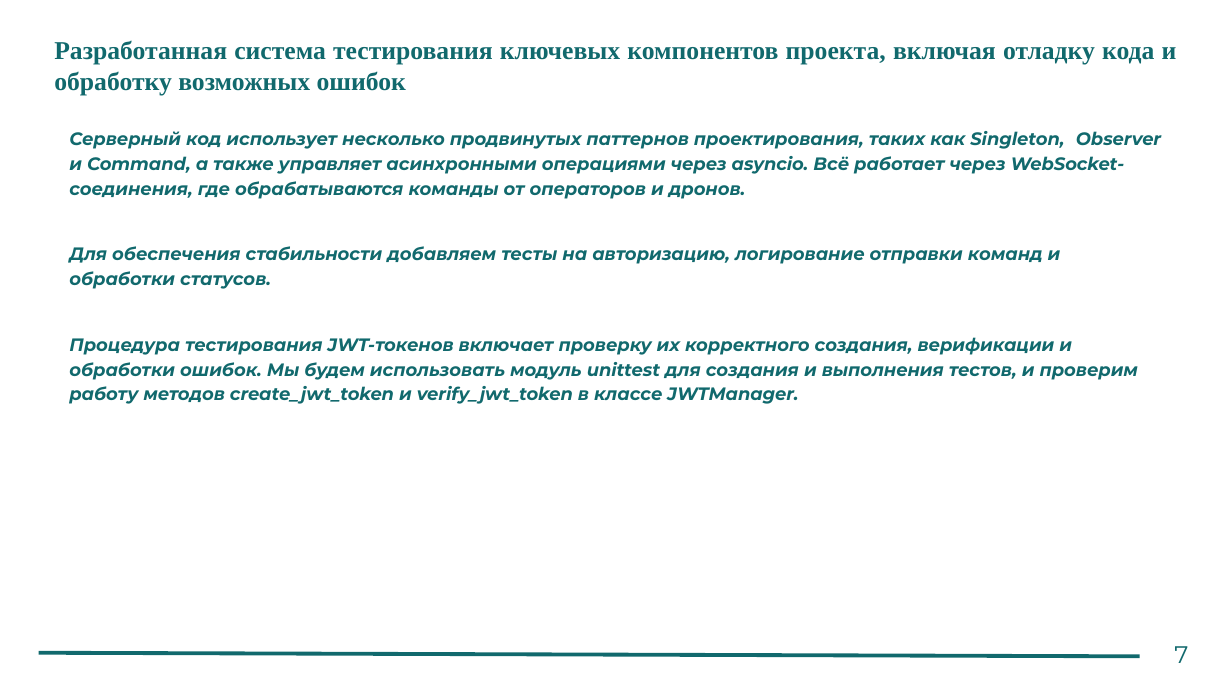
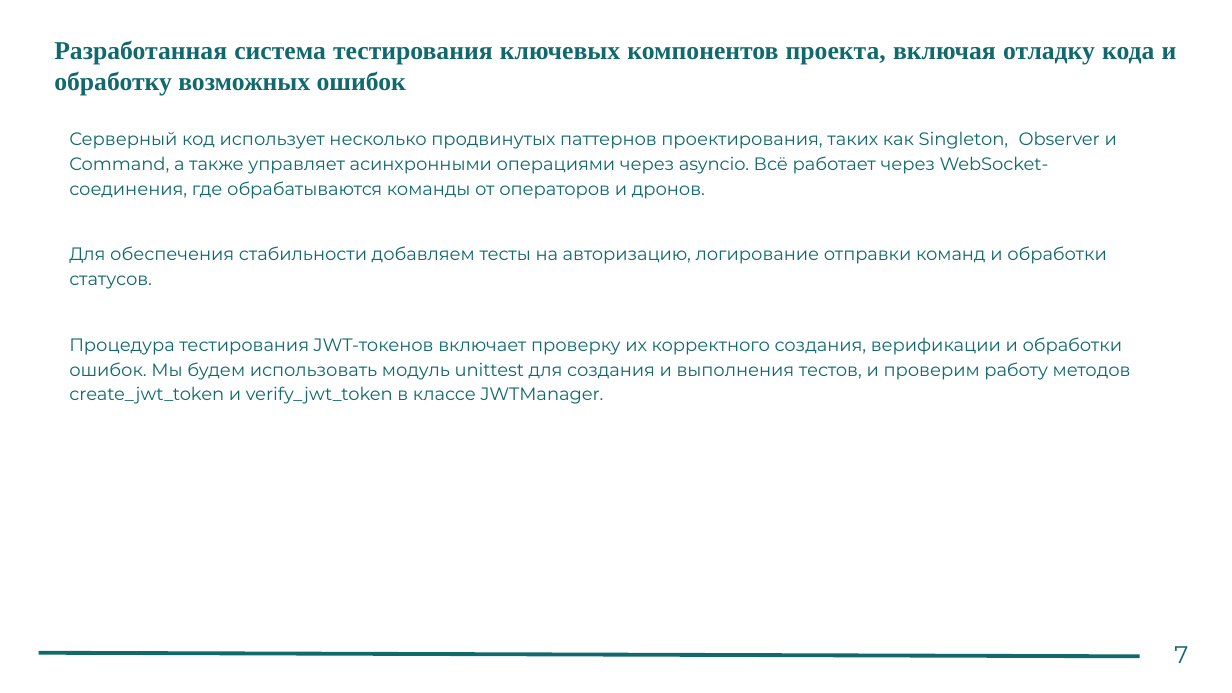
Before and after one commit to White2e/BPLAFinalCert, a slide deck: slide 7 of Python_разработка_для_БПЛА_паттерны_проектирования,_API_интерфейсы+(6).pptx (slide 10 before the commit). Drawn at 1232x693 pixels with LibreOffice and Linux fonts; fonts in the diff are those of the drawing. Boxes give left, top, right and bottom in pixels: in the first picture for what was removed or moved away, otherwise in the second. Text is boxed around its words. In the diff, an @@ line names an element or a change of style, - is before the commit and + after.

```diff
--- a/Python_разработка_для_БПЛА_паттерны_проектирования,_API_интерфейсы+(6).pptx
+++ b/Python_разработка_для_БПЛА_паттерны_проектирования,_API_интерфейсы+(6).pptx
@@ text "Серверный код использует несколько продвинутых ..." at [69,131,1131,404]: bold off, italic off @@
```
Also in this commit, not shown: 2 other slides changed, 5 slides added, 3 slides removed.
